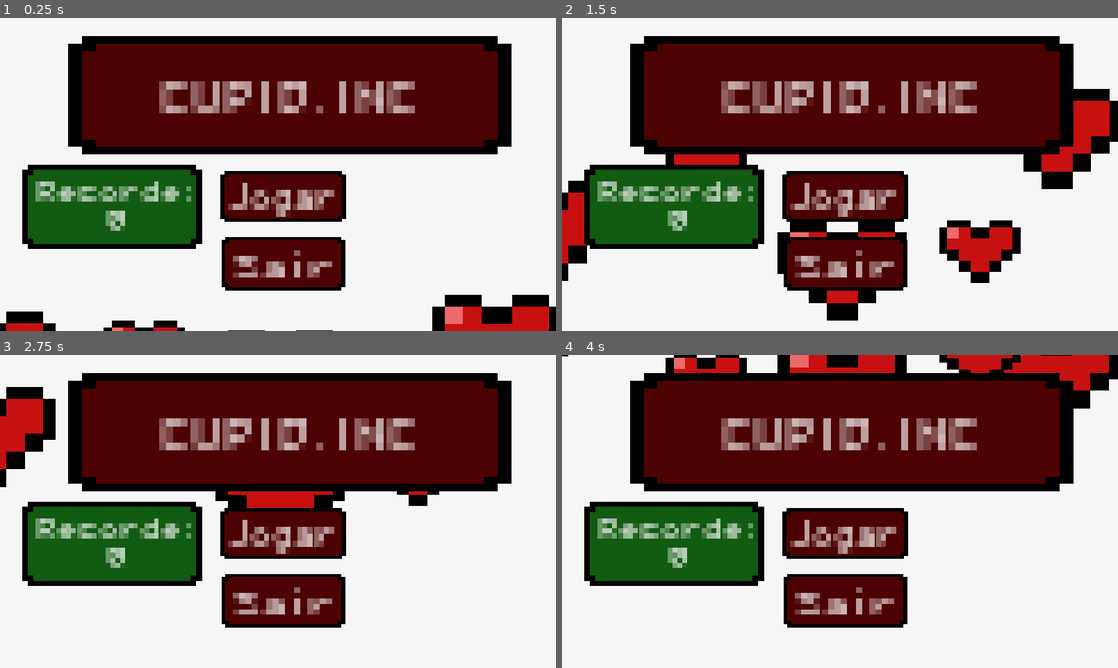
Above: before the commit, frames 1-4 (two rows, left to right).
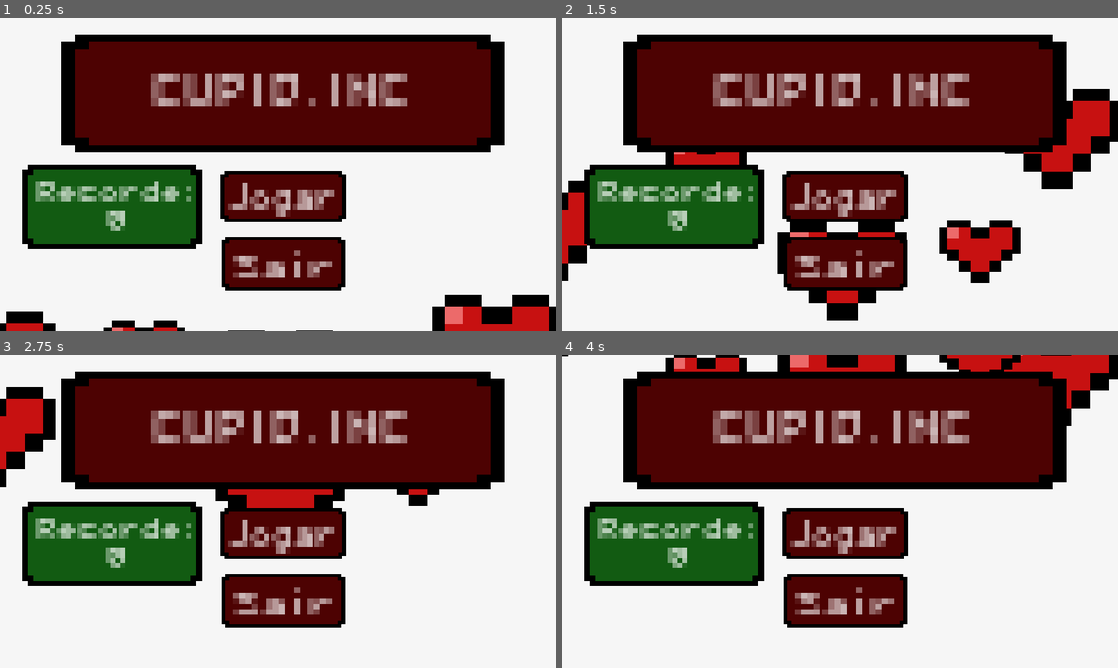
Above: after the commit, the same moments.

Repository: SoaresDavidson/CUPID.inc
Game: Godot game, scene res://scenes/menu.tscn
Same seed, same stepped clock (60 frames per second), same inputs: the game is played once before the commit and once after it.
Inputs:
- Up to frame 1 (0.25 s): no input
- Up to frame 2 (1.5 s): hold D (right) 0.53-1.28 s; hold S (down) from 1.28 s (still down)
- Up to frame 3 (2.75 s): release S (down) at 2.03 s; hold D (right) from 2.03 s (still down)
- Up to frame 4 (4 s): release D (right) at 2.78 s; hold W (up) 2.78-3.53 s; hold A (left) from 3.53 s (still down)

The runs differ from the first frame. In frame 1, 7.8% of the frame differs, in the area x 11-92%, y 5-44%; in frame 2, 7.6%; in frame 3, 7.7%; in frame 4, 7.6%.

Commit message:
mensagens de odio

Diff:
--- a/global_vars.gd
+++ b/global_vars.gd
@@ -9,6 +9,7 @@
 var highscore = 0
 var scoreatual = 0
 var botão_pressionado = 2
+var cartasnegadas = 0
 const SAVEFILE= "user://save.data"
 
 
--- a/scenes/jogo_2.tscn
+++ b/scenes/jogo_2.tscn
@@ -9,6 +9,7 @@
 [ext_resource type="Texture2D" uid="uid://jae3m2cngfm6" path="res://assets/botãovermelho.png" id="7_2y47h"]
 [ext_resource type="Texture2D" uid="uid://bvlu8yk4ervu1" path="res://assets/botãoverde.png" id="8_45trt"]
 [ext_resource type="Texture2D" uid="uid://dcv1m5ow3ebyq" path="res://placeholders/meta do dia.png" id="9_cm3uy"]
+[ext_resource type="PackedScene" uid="uid://dgy0abhfd7x7v" path="res://scenes/textoruim.tscn" id="10_ohgvg"]
 
 [sub_resource type="Animation" id="Animation_vum8c"]
 resource_name = "Fadeout"
@@ -241,6 +242,28 @@
 text = "X"
 horizontal_alignment = 1
 
+[node name="texto2" parent="." instance=ExtResource("10_ohgvg")]
+visible = false
+z_index = 10
+
+[node name="Veneno" type="Label" parent="texto2"]
+offset_left = -49.0
+offset_top = -41.0
+offset_right = 48.0
+offset_bottom = 61.0
+theme_override_colors/font_color = Color(0, 0, 0, 1)
+theme_override_fonts/font = ExtResource("6_1xo03")
+theme_override_font_sizes/font_size = 8
+autowrap_mode = 2
+
+[node name="Fechar" type="Button" parent="texto2"]
+modulate = Color(1, 1, 1, 0)
+offset_left = 36.0
+offset_top = -74.0
+offset_right = 58.0
+offset_bottom = -52.0
+
 [connection signal="pressed" from="botãocartachegando" to="." method="_on_botãocartachegando_pressed"]
 [connection signal="pressed" from="texto/botãoaceitar" to="." method="_on_botãoaceitar_pressed"]
 [connection signal="pressed" from="texto/botãonegar" to="." method="_on_botãonegar_pressed"]
+[connection signal="pressed" from="texto2/Fechar" to="." method="_on_fechar_pressed"]
--- a/scenes/menu.tscn
+++ b/scenes/menu.tscn
@@ -290,16 +290,16 @@
 texture = ExtResource("5_xb4tc")
 
 [node name="BotãoSprite" type="Sprite2D" parent="."]
-position = Vector2(55.0598, 7.99329)
+position = Vector2(54.207, 7.73793)
 scale = Vector2(1.80058, 1)
 texture = ExtResource("4_2ajk6")
 
 [node name="Título" type="Label" parent="."]
 layout_mode = 0
-offset_left = 37.5636
-offset_top = 4.71735
-offset_right = 211.563
-offset_bottom = 27.7174
+offset_left = 36.7108
+offset_top = 4.46199
+offset_right = 210.71
+offset_bottom = 27.462
 scale = Vector2(0.590699, 0.684382)
 theme_override_fonts/font = ExtResource("3_qqr6m")
 theme_override_font_sizes/font_size = 8
--- /dev/null
+++ b/scenes/textoruim.tscn
@@ -0,0 +1,8 @@
+[gd_scene load_steps=2 format=3 uid="uid://dgy0abhfd7x7v"]
+
+[ext_resource type="Texture2D" uid="uid://dwn3hvkobc286" path="res://assets/cartaodio.png" id="1_031ry"]
+
+[node name="texto" type="Node2D"]
+
+[node name="Sprite2D" type="Sprite2D" parent="."]
+texture = ExtResource("1_031ry")
--- a/script/main.gd
+++ b/script/main.gd
@@ -1,6 +1,7 @@
 extends Node
 
-
+@onready var veneno = $texto2/Veneno
+@onready var texto_2 = $texto2
 @onready var carta_chegando = $Carta_chegando
 @onready var carta_saindo = $Carta_saindo
 @onready var animation_player = $AnimationPlayer
@@ -34,6 +35,11 @@
 func _on_botãocartachegando_pressed():
 	$"botãocartachegando".hide()
 	animation_player.play("RESET")
+	if GlobalVars.cartasnegadas != 0:
+		var sorteio = randi_range(0, 2)
+		if sorteio == 1:
+			cartadeodio()
+			return
 	texto.visible = true
 	MenuMusic.get_child(1).play()
 
@@ -82,17 +88,13 @@
 		if element in person[i]:
 			return i
 
-
-
 func random_person(person_carta: Array):
 	for i in range(alcance):
 		var escolha = randi() % person.size()
 		var sub_escolha = randi() % person[escolha].size()
-
 		while person[escolha][sub_escolha] in person_carta:
 			escolha = randi() % person.size()
 			sub_escolha = randi() % person[escolha].size()
-
 		person_carta.append(person[escolha][sub_escolha])
 
 func _on_botãoaceitar_pressed():
@@ -109,12 +111,33 @@
 	get_tree().change_scene_to_file("res://scenes/space_shooter.tscn")
 
 func _on_botãonegar_pressed():
+	GlobalVars.cartasnegadas += 1
 	texto.visible = false
 	MenuMusic.get_child(1).play()
-	GlobalVars.scoreatual -= 5 #mudar depois
+	GlobalVars.scoreatual -= 5
 	if GlobalVars.scoreatual <= 0:
 		GlobalVars.scoreatual = 0
 	animation_player.play("saindo")
 	MenuMusic.get_child(2).play()
 	await get_tree().create_timer(1.0).timeout
 	_ready()
+
+func cartadeodio():
+	MenuMusic.get_child(4).stop()
+	MenuMusic.get_child(1).play()
+	var chances = ["Seu imbecil! Porquê você recusou minha carta? Eu e ela éramos feito um para o outro... ",
+	"Seu @!#$#!, QUEM TU PENSA QUE É SEU !#@#@!@$ VAI A !#@#!#",
+	"VOCÊ ESTRAGOU MINHA VIDA, EU VOU TE PEGAR SEU PALHAÇO!",
+	"Extremamente improfissional. Te peço para realizar somente um serviço de envio simples, e você recusa? Nunca mais conte comigo."]
+	var i = randi_range(0, chances.size()-1)
+	veneno.text = chances[i]
+	texto_2.visible = true
+
+
+func _on_fechar_pressed():
+	MenuMusic.get_child(4).play()
+	GlobalVars.cartasnegadas -= 1
+	texto_2.visible = false
+	MenuMusic.get_child(1).play()
+	await get_tree().create_timer(1.0).timeout
+	_ready()
Binary file added: assets/cartaodio.png
Not shown, added: assets/cartaodio.png.import
Not shown: 1 places in scenes/jogo_2.tscn that only renumber resources
